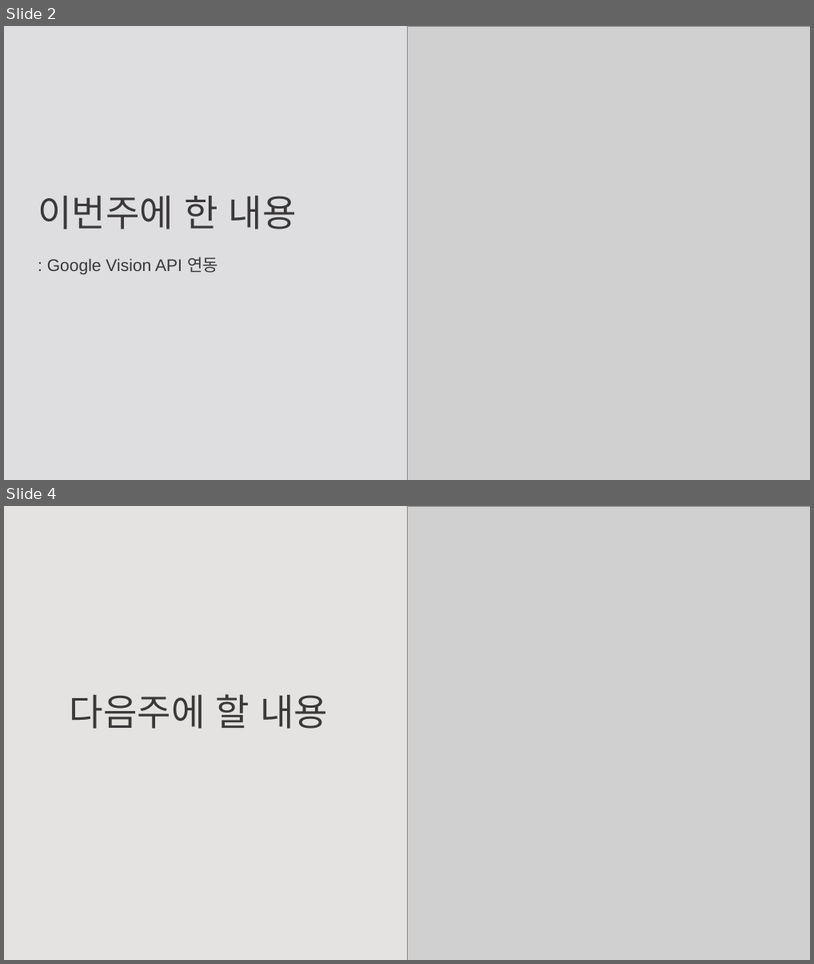
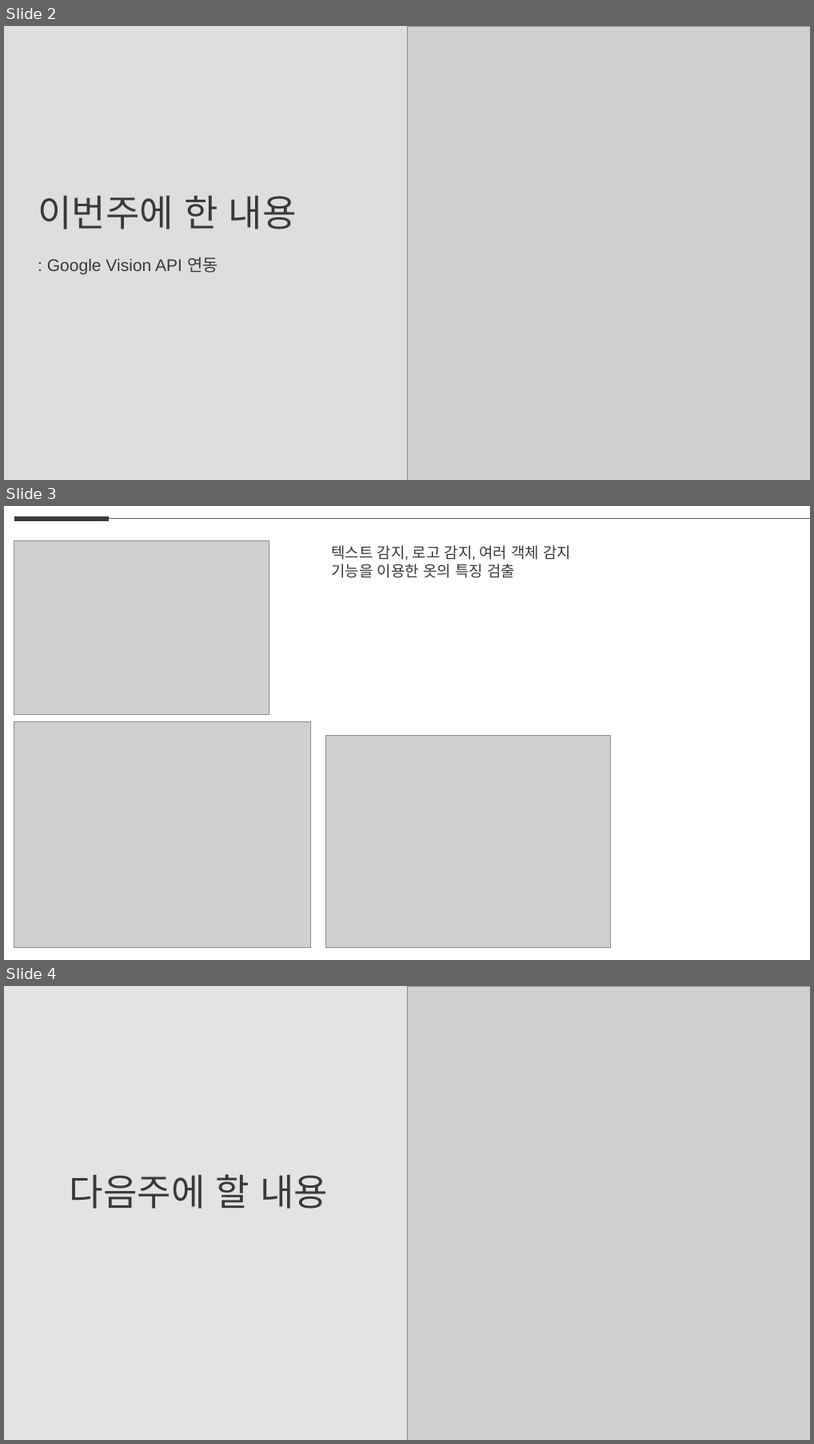
Before and after one commit to weaknessHero/Project_AvatarS, a slide deck: 발표자료/업데이트/LJJppt.pptx. Shown one above the other, each under a label of ours: slides 2 and 4 before the commit, slides 2, 3 and 4 after it; the slides between them are not shown. The pictures are 814x964 and 814x1444 pixels, drawn with LibreOffice and Linux fonts; fonts in the diff are those of the drawing; grey boxes stand for pictures. Boxes give left, top, right and bottom in pixels: in the first picture for what was removed or moved away, otherwise in the second. Text is boxed around its words. In the diff, an @@ line names an element or a change of style, - is before the commit and + after.

```diff
--- a/발표자료/업데이트/LJJppt.pptx
+++ b/발표자료/업데이트/LJJppt.pptx
@@ slide 3 added at bbox=[4, 506, 810, 960], background #FFFFFF @@
@@ line added from (14, 519) to (110, 519), #3D3A35 6 pt @@
@@ line added from (110, 519) to (810, 519), #5F5F5D 0.5 pt @@
@@ picture added at bbox=[14, 540, 269, 715] @@
@@ text added at bbox=[331, 545, 572, 578], 18 pt, text #3A3838 @@
+텍스트 감지, 로고 감지, 여러 객체 감지 기능을 이용한 옷의 특징 검출
@@ picture added at bbox=[14, 721, 310, 947] @@
@@ picture added at bbox=[326, 736, 611, 947] @@
```
Also in this commit, not shown: 1 slide removed.
